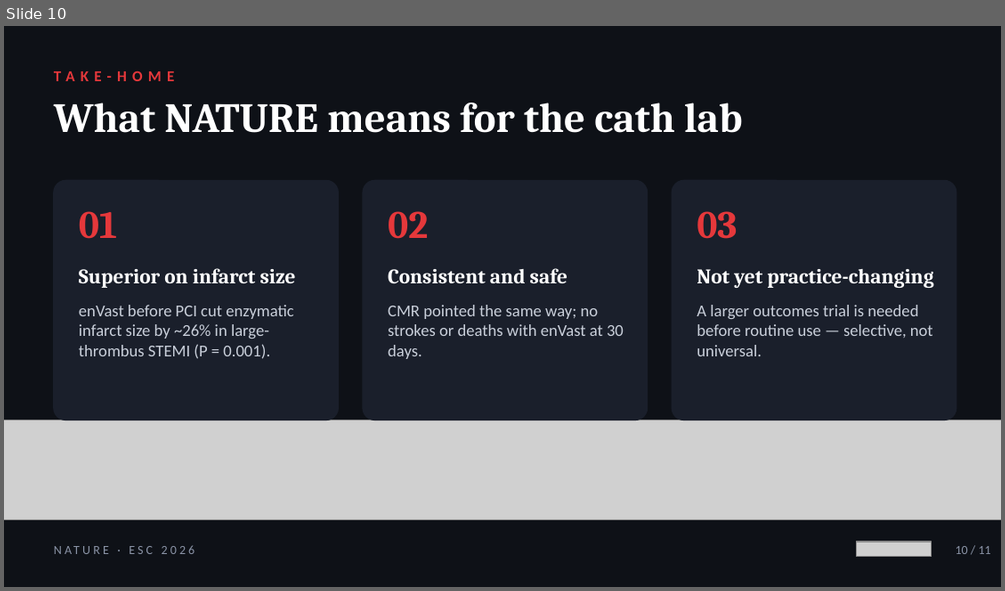
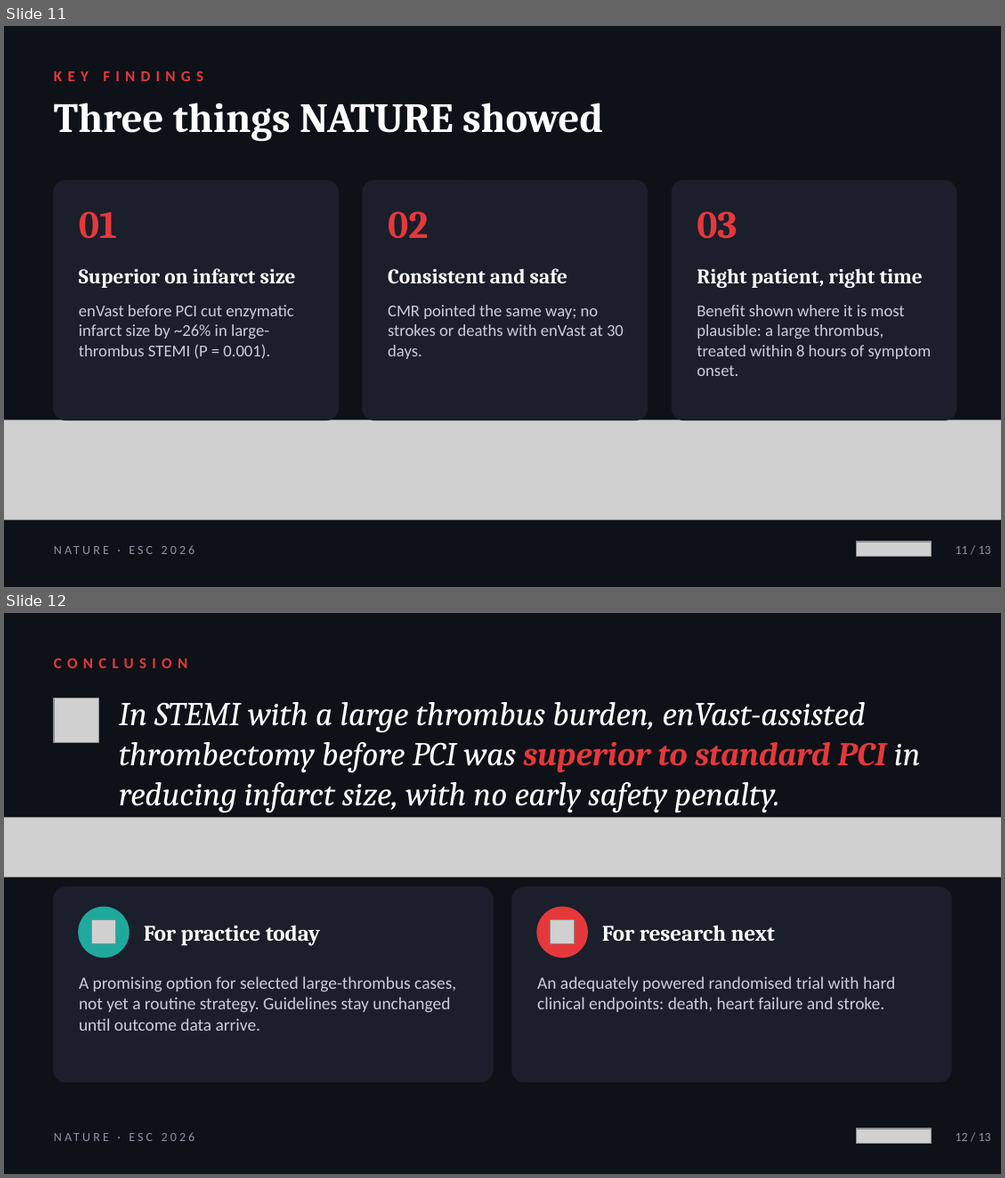
Before and after one commit to Waqar-msx9t/cs8630-A, a slide deck: presentations/NATURE_Trial_2026.pptx. Shown one above the other, each under a label of ours: slide 10 before the commit, slides 11 and 12 after it. The pictures are 1005x591 and 1005x1178 pixels, drawn with LibreOffice and Linux fonts; fonts in the diff are those of the drawing; grey boxes stand for pictures. Boxes give left, top, right and bottom in pixels: in the first picture for what was removed or moved away, otherwise in the second. Text is boxed around its words. In the diff, an @@ line names an element or a change of style, - is before the commit and + after.

```diff
--- a/presentations/NATURE_Trial_2026.pptx
+++ b/presentations/NATURE_Trial_2026.pptx
@@ slide 12 added at (x1=4, y1=613, x2=1001, y2=1174), background #0E1117 @@
@@ text added at (x1=54, y1=657, x2=187, y2=668), 11 pt, text #E5383B, bold @@
+CONCLUSION
@@ picture added at (x1=54, y1=698, x2=98, y2=743) @@
@@ text added at (x1=119, y1=702, x2=921, y2=813), 24 pt, text #FFFFFF, italic @@
+In STEMI with a large thrombus burden, enVast-assisted thrombectomy before PCI was superior to standard PCI in reducing infarct size, with no early safety penalty.
@@ picture added at (x1=4, y1=818, x2=1001, y2=877) @@
@@ rounded rectangle added at (x1=54, y1=887, x2=493, y2=1081), fill #1A1F2B, outline #1A1F2B 1 pt @@
@@ rounded rectangle added at (x1=512, y1=887, x2=951, y2=1081), fill #1A1F2B, outline #1A1F2B 1 pt @@
@@ ellipse added at (x1=79, y1=907, x2=129, y2=957), fill #1FA99C, outline #1FA99C 1 pt @@
@@ picture added at (x1=92, y1=920, x2=115, y2=944) @@
@@ text added at (x1=144, y1=925, x2=320, y2=945), 16 pt, text #FFFFFF, bold @@
+For practice today
@@ ellipse added at (x1=537, y1=907, x2=587, y2=957), fill #E5383B, outline #E5383B 1 pt @@
@@ picture added at (x1=550, y1=920, x2=574, y2=944) @@
@@ text added at (x1=602, y1=925, x2=775, y2=941), 16 pt, text #FFFFFF, bold @@
+For research next
@@ text added at (x1=79, y1=976, x2=456, y2=1030), 12.5 pt, text #C9CFDA @@
+A promising option for selected large-thrombus cases, not yet a routine strategy. Guidelines stay unchanged until outcome data arrive.
@@ text added at (x1=537, y1=976, x2=895, y2=1012), 12.5 pt, text #C9CFDA @@
+An adequately powered randomised trial with hard clinical endpoints: death, heart failure and stroke.
@@ text added at (x1=54, y1=1121, x2=353, y2=1151), 9 pt, text #8A93A6 @@
+NATURE · ESC 2026
@@ picture added at (x1=857, y1=1128, x2=931, y2=1143) @@
@@ text added at (x1=955, y1=1133, x2=991, y2=1141), 9 pt, text #8A93A6 @@
+12 / 13
@@ what was slide 10 is now slide 11 @@
@@ slide 11 changed as well @@
@@ text at (x1=54, y1=71, x2=203, y2=81): text changed @@
-TAKE-HOME
+KEY FINDINGS
@@ text at (x1=54, y1=103, x2=603, y2=141): text changed @@
-What NATURE means for the cath lab
+Three things NATURE showed
@@ text at (x1=696, y1=268, x2=922, y2=288): text changed @@
-Not yet practice-changing
+Right patient, right time
@@ text at (x1=696, y1=305, x2=931, y2=376): text changed @@
-A larger outcomes trial is needed before routine use — selective, not universal.
+Benefit shown where it is most plausible: a large thrombus, treated within 8 hours of symptom onset.
@@ text at (x1=955, y1=546, x2=991, y2=554): text changed @@
-10 / 11
+11 / 13
```
Also in this commit, not shown: 10 other slides changed, 1 other slide added, 2 other files.
